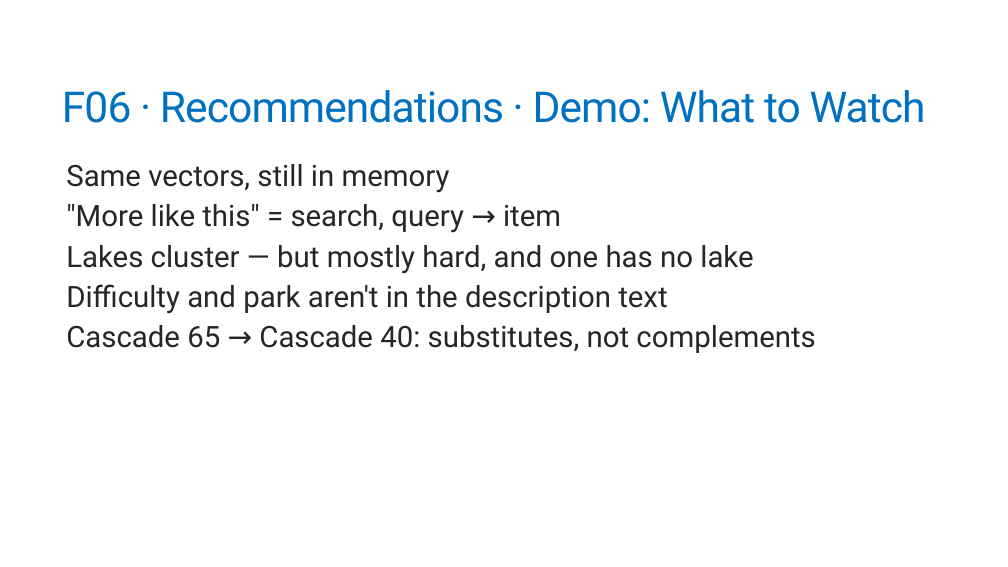
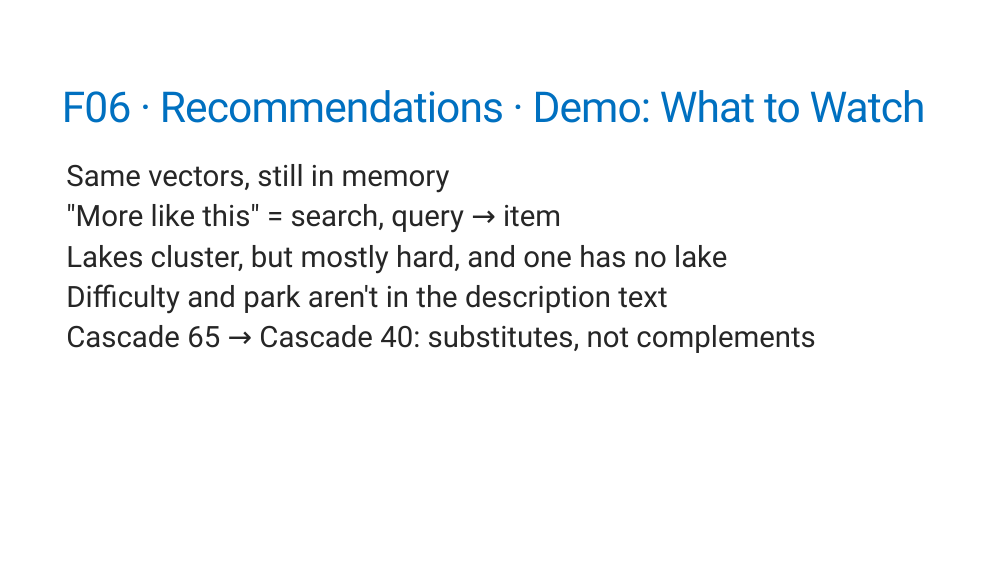
Before and after one commit to trailheadtechnology/10-ai-features-workshop, a slide deck: slide 32 of docs/slides/pptx/M2-finding.pptx. Drawn at 1008x567 pixels with LibreOffice and Linux fonts; fonts in the diff are those of the drawing. Boxes give left, top, right and bottom in pixels: in the first picture for what was removed or moved away, otherwise in the second. Text is boxed around its words. In the diff, an @@ line names an element or a change of style, - is before the commit and + after.

```diff
--- a/docs/slides/pptx/M2-finding.pptx
+++ b/docs/slides/pptx/M2-finding.pptx
@@ text at [66,245,727,274]: text changed @@
-  Lakes cluster — but mostly hard, and one has no lake
+  Lakes cluster, but mostly hard, and one has no lake
```
Also in this commit, not shown: 2 other slides changed, 16 other files.
